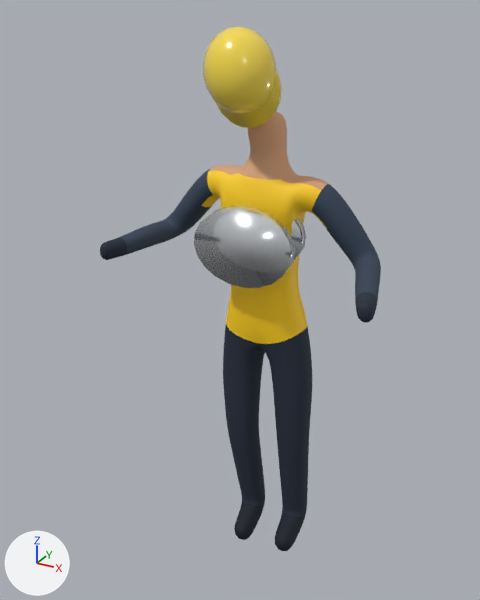
One commit to the glTF model docs/visor3d/modelos/trabajador_observador.glb: the scene before it, then after it.
Before and after are seen from a 50 mm lens placed at (0.936, -1.896, 1.908), pointed at (-0.153, 0.083, 0.919). The axes (+X, +Y, +Z) are drawn at lower left. The lights are the same throughout. The picture after the commit comes second. Where no turn or scale is listed for an object, it has been applied to the vertices.

Script lines for the objects in view, before the commit:
```python
ob_cuerpo = bpy.data.objects.new('Cuerpo', me_cuerpobase)
ob_cuerpo.location = (0.0, 0.0, 0.0)
ob_cylinder = bpy.data.objects.new('Cylinder', me_cylinder)
ob_cylinder.location = (-0.041, -0.083, 1.69)
ob_cylinder.rotation_euler = (1.666, -0.218, 0.0702)  # degrees (95, -12, 4)
ob_cylinder.scale = (0.85, 0.9, 1.0)
ob_cylinder_001 = bpy.data.objects.new('Cylinder.001', me_cylinder_001)
ob_cylinder_001.location = (-0.016, -0.032, 1.228)
ob_cylinder_002 = bpy.data.objects.new('Cylinder.002', me_cylinder_002)
ob_cylinder_002.location = (-0.012, -0.151, 1.219)
ob_sphere = bpy.data.objects.new('Sphere', me_sphere)
ob_sphere.location = (-0.05, -0.106, 1.74)
ob_sphere.rotation_euler = (1.516, -0.218, 0.0702)  # degrees (87, -12, 4)
ob_sphere.scale = (0.94, 1.06, 0.85)
```
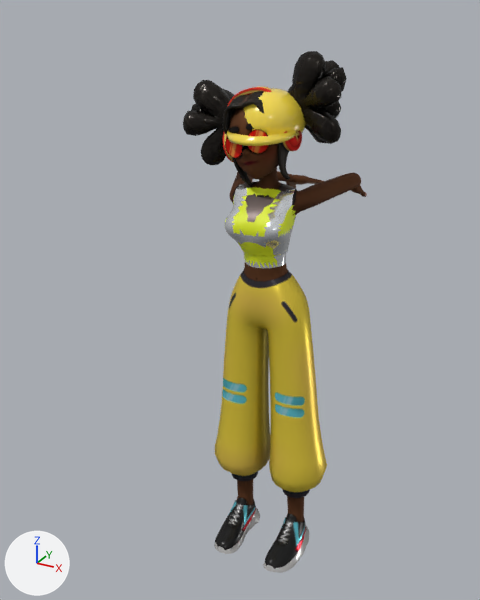
The change, as a diff of the scene's bpy script:
```diff
--- a/docs/visor3d/modelos/trabajador_observador.glb.py
+++ b/docs/visor3d/modelos/trabajador_observador.glb.py
@@ img_ch03_1001_normal @@
+img_ch03_1001_normal = load_image('Ch03_1001_Normal', '_unpacked/Ch03_1001_Normal', 512, 512, 'Non-Color')
@@ img_ch03_1001_diffuse @@
+img_ch03_1001_diffuse = load_image('Ch03_1001_Diffuse', '_unpacked/Ch03_1001_Diffuse', 512, 512, 'sRGB')
@@ img_ch03_1001_glossiness @@
+img_ch03_1001_glossiness = load_image('Ch03_1001_Glossiness', '_unpacked/Ch03_1001_Glossiness', 512, 512, 'Non-Color')
@@ img_image @@
+img_image = load_image('Image', '_unpacked/Image', 512, 512, 'sRGB')
@@ mat_chaleco @@
 mat_chaleco = bpy.data.materials.new('Chaleco')
-# nodes: BsdfPrincipled, OutputMaterial
-# colours: yellow #facc15, brown #3e3101
+# nodes: BsdfPrincipled, NormalMap, OutputMaterial, TexImage
+# colours: yellow #d8e61e, dark yellow #2e3202
+# uses the picture img_ch03_1001_normal
@@ mat_ch03_body @@
+mat_ch03_body = bpy.data.materials.new('Ch03_Body')
+# uses the picture img_ch03_1001_diffuse
+# uses the picture img_ch03_1001_glossiness
+# uses the picture img_ch03_1001_normal
+# uses the picture img_image
@@ me_mesh @@
+me_mesh.from_pydata(...)  # 14338 vertices, 28106 faces; spans x -0.34..0.25, y -0.24..0.61, z -0.01..1.79
+# faces by material slot: [26680, 665, 761]
+me_mesh.materials.append(mat_ch03_body)
+me_mesh.materials.append(mat_chaleco)
+me_mesh.materials.append(mat_banda3m)
@@ ob_cuerpo @@
-ob_cuerpo = bpy.data.objects.new('Cuerpo', me_cuerpobase)
-ob_cuerpo.location = (0.0, 0.0, 0.0)
@@ ob_cylinder @@
 ob_cylinder = bpy.data.objects.new('Cylinder', me_cylinder)
-ob_cylinder.location = (-0.041, -0.083, 1.69)
-ob_cylinder.rotation_euler = (1.666, -0.218, 0.0702)  # degrees (95, -12, 4)
+ob_cylinder.location = (-0.014, -0.028, 1.557)
+ob_cylinder.rotation_euler = (0.14, 0.0, 0.0)  # degrees (8, 0, 0)
 ob_cylinder.scale = (0.85, 0.9, 1.0)
@@ ob_cylinder_001 @@
-ob_cylinder_001 = bpy.data.objects.new('Cylinder.001', me_cylinder_001)
-ob_cylinder_001.location = (-0.016, -0.032, 1.228)
@@ ob_cylinder_002 @@
-ob_cylinder_002 = bpy.data.objects.new('Cylinder.002', me_cylinder_002)
-ob_cylinder_002.location = (-0.012, -0.151, 1.219)
@@ ob_sphere @@
 ob_sphere = bpy.data.objects.new('Sphere', me_sphere)
-ob_sphere.location = (-0.05, -0.106, 1.74)
-ob_sphere.rotation_euler = (1.516, -0.218, 0.0702)  # degrees (87, -12, 4)
-ob_sphere.scale = (0.94, 1.06, 0.85)
+ob_sphere.location = (-0.014, 0.037, 1.587)
+ob_sphere.scale = (0.94, 1.08, 0.82)
@@ ob_ch03 @@
+ob_ch03 = bpy.data.objects.new('Ch03', me_mesh)
+ob_ch03.location = (0.0, 0.0, 0.0)
```

What differs and where, as boxes (x1, y1, x2, y2) in the pictures (480 x 600 px):
'Ch03', added: after (183, 51, 367, 573)
    faces in mat_ch03_body: (183, 51, 367, 573)
    faces in mat_banda3m: (225, 184, 296, 268)
    faces in mat_chaleco: (225, 187, 296, 268)
'Cuerpo', deleted: before (100, 111, 381, 551)
    faces in mat_pantalon (dark blue #1e293b): (100, 237, 377, 517)
    faces in mat_chaleco (yellow #facc15): (201, 171, 327, 344)
    faces in mat_camisa (dark blue #334155): (121, 169, 381, 302)
    faces in mat_piel (beige #d9a47c): (208, 111, 328, 190)
    faces in mat_bota (black #111827): (234, 502, 305, 551)
'Sphere', moved, rescaled, turned: before (203, 26, 276, 114); after (244, 88, 306, 135)
'Cylinder.002', deleted: before (194, 205, 295, 288)
'Cylinder', moved, turned: before (215, 70, 282, 128); after (227, 129, 297, 146)
'Cylinder.001', deleted: before (291, 218, 306, 260)
